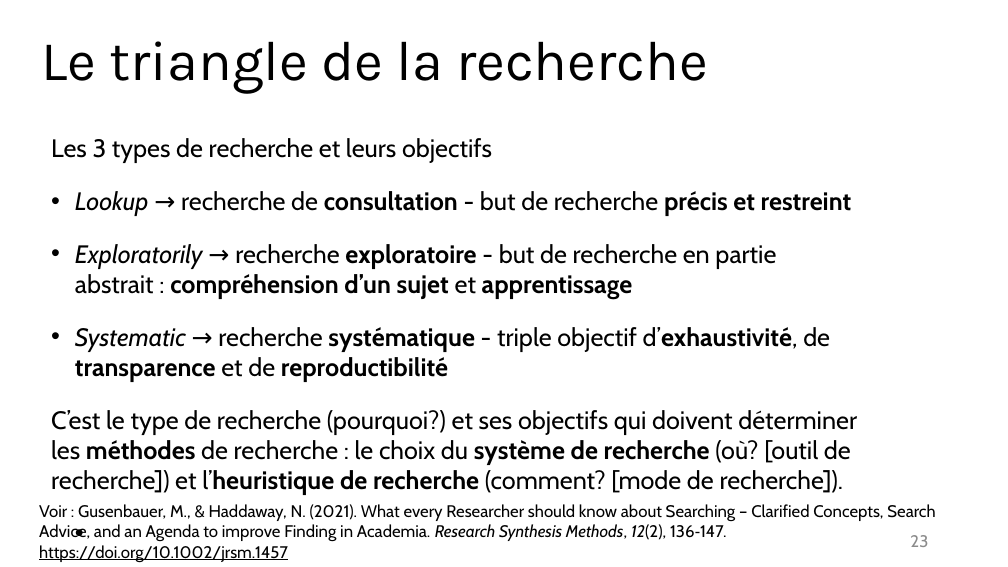
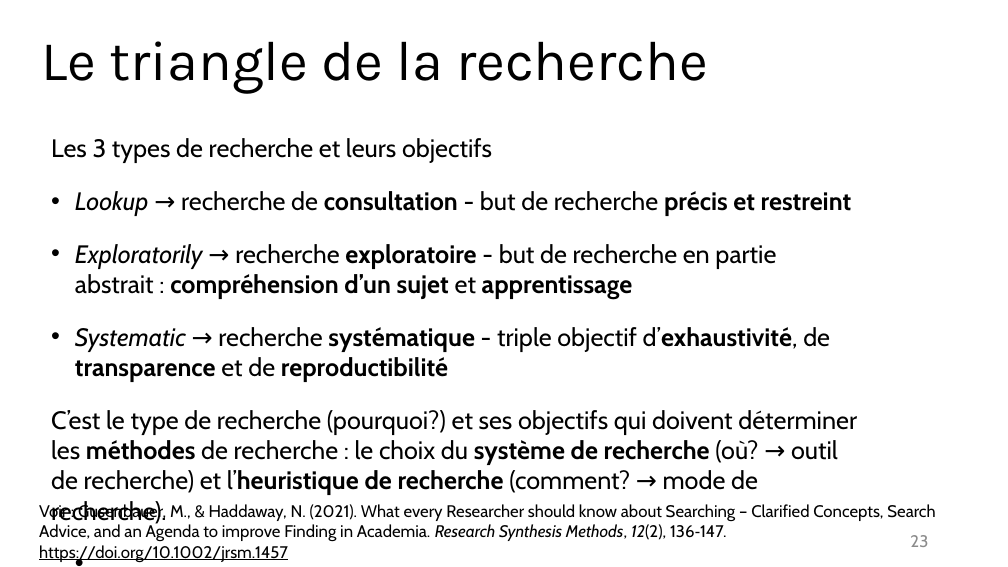
Before and after one commit to fflamerie/intro_revlit, a slide deck: slide 23 of docs/Intro_RevLit.odp. Drawn at 1008x567 pixels with LibreOffice and Linux fonts; fonts in the diff are those of the drawing. Boxes give left, top, right and bottom in pixels: in the first picture for what was removed or moved away, otherwise in the second. Text is boxed around its words. In the diff, an @@ line names an element or a change of style, - is before the commit and + after.

```diff
--- a/docs/Intro_RevLit.odp
+++ b/docs/Intro_RevLit.odp
@@ text at [51,410,857,526]: text changed @@
-C’est le type de recherche (pourquoi?) et ses objectifs qui doivent déterminer les méthodes de recherche : le choix du système de recherche (où? [outil de recherche]) et l’heuristique de recherche (comment? [mode de recherche]).
+C’est le type de recherche (pourquoi?) et ses objectifs qui doivent déterminer les méthodes de recherche : le choix du système de recherche (où? → outil de recherche) et l’heuristique de recherche (comment? → mode de recherche).
```
Also in this commit, not shown: 5 other slides changed, 5 other files.
